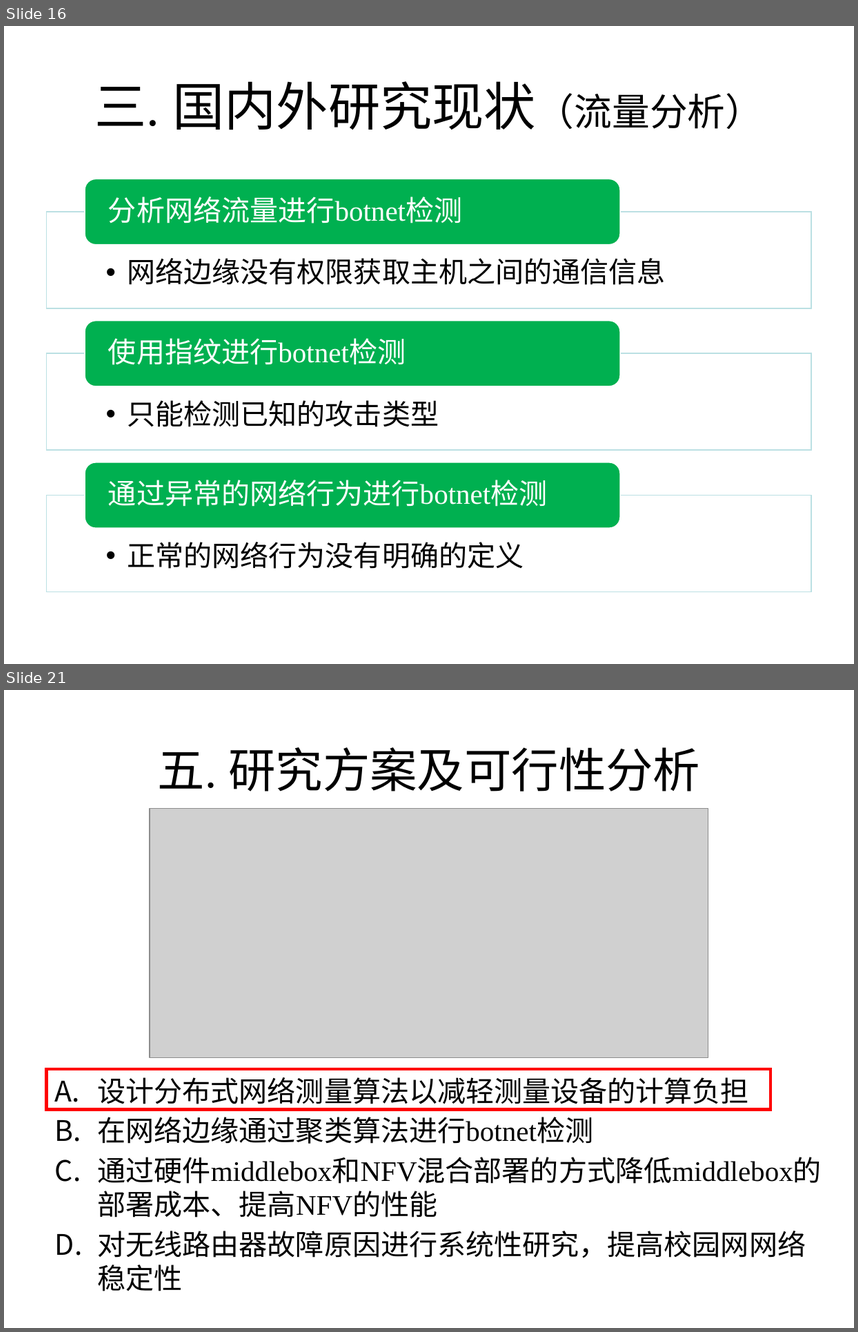
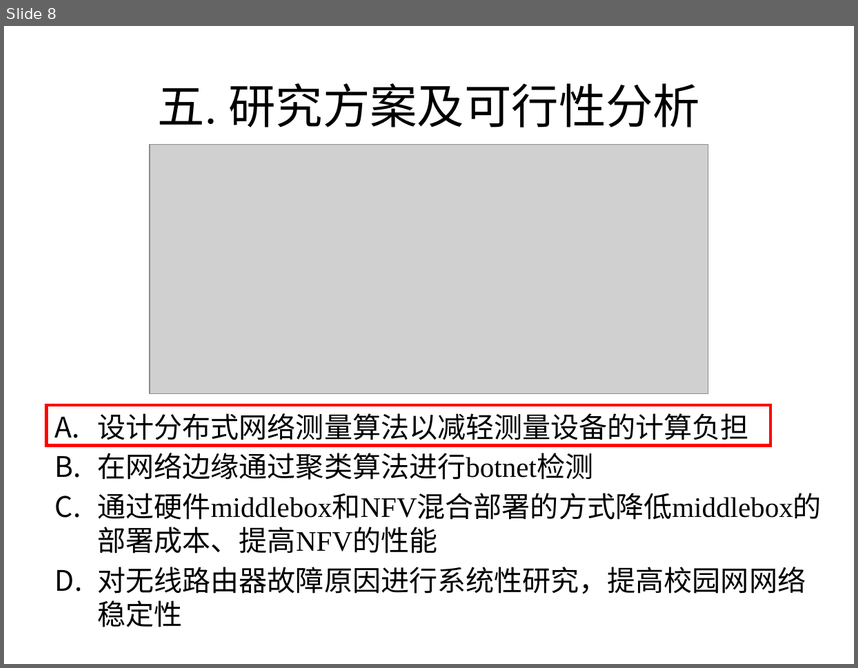
Before and after one commit to xinshengzzy/thesis_proposal, a slide deck: 赵宗义-博士生开题报告-2018年秋.pptx. Shown one above the other, each under a label of ours: slides 16 and 21 before the commit, slide 8 after it; the slides between them are not shown. The pictures are 858x1332 and 858x668 pixels, drawn with LibreOffice and Linux fonts; fonts in the diff are those of the drawing; grey boxes stand for pictures. Boxes give left, top, right and bottom in pixels: in the first picture for what was removed or moved away, otherwise in the second. Text is boxed around its words. In the diff, an @@ line names an element or a change of style, - is before the commit and + after.

```diff
--- a/赵宗义-博士生开题报告-2018年秋.pptx
+++ b/赵宗义-博士生开题报告-2018年秋.pptx
@@ slide 16 removed at (x1=4, y1=26, x2=854, y2=664), background #FFFFFF @@
@@ title removed at (x1=94, y1=81, x2=764, y2=130) @@
-三. 国内外研究现状（流量分析）
@@ group removed at (x1=47, y1=179, x2=811, y2=592): 6 texts, 3 rectangles, 3 rounded rectangles @@
-  •• 网络边缘没有权限获取主机之间的通信信息
-分析网络流量进行botnet检测
-  •• 只能检测已知的攻击类型
-使用指纹进行botnet检测
-  •• 正常的网络行为没有明确的定义
-通过异常的网络行为进行botnet检测
@@ what was slide 21 is now slide 8 @@
```
Also in this commit, not shown: 5 slides added, 30 other slides removed, 4 other files.
